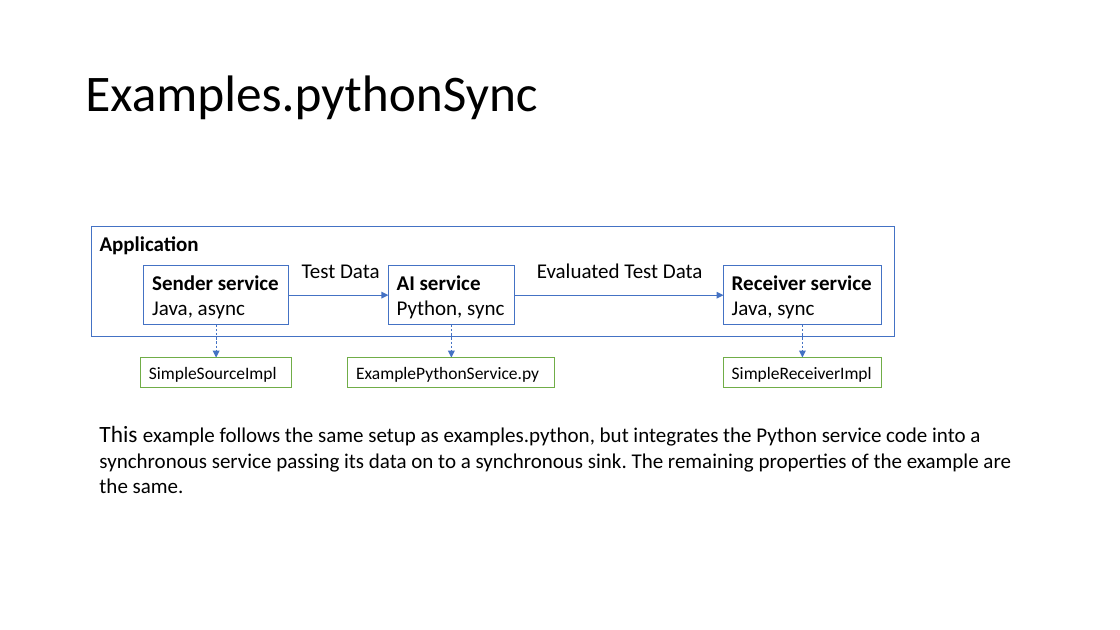
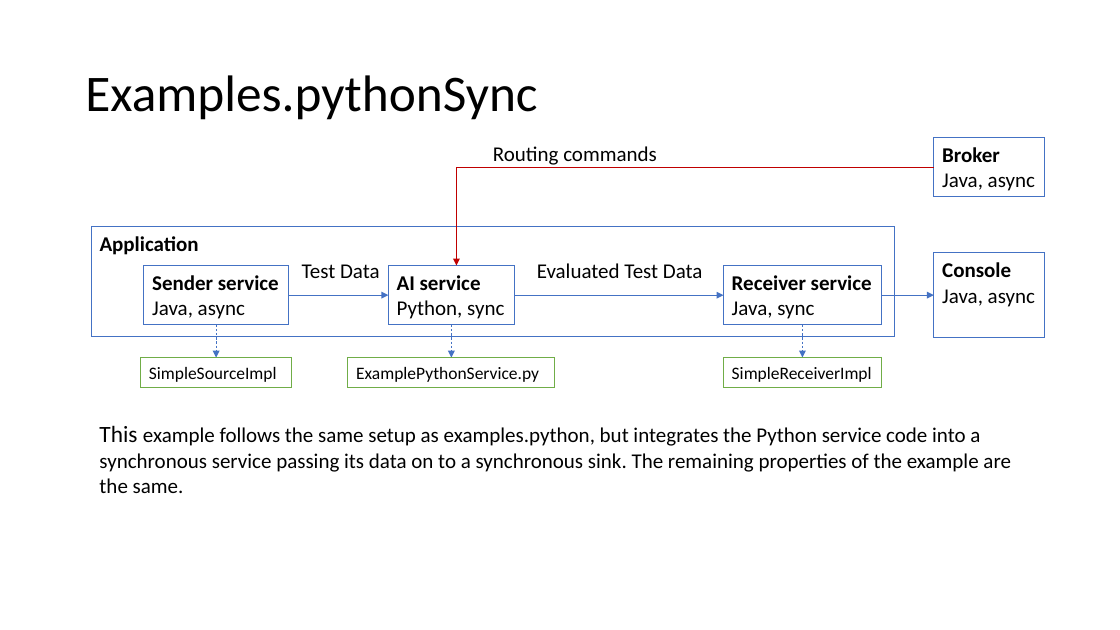
Before and after one commit to iip-ecosphere/platform, a slide deck: slide 1 of platform/examples/examples.pythonSync/docs/Examples_PythonSync.pptx. Drawn at 1120x630 pixels with LibreOffice and Linux fonts; fonts in the diff are those of the drawing. Boxes give left, top, right and bottom in pixels: in the first picture for what was removed or moved away, otherwise in the second. Text is boxed around its words. In the diff, an @@ line names an element or a change of style, - is before the commit and + after.

Commit message:
Amended Examples.pythonSync docs

```diff
--- a/platform/examples/examples.pythonSync/docs/Examples_PythonSync.pptx
+++ b/platform/examples/examples.pythonSync/docs/Examples_PythonSync.pptx
@@ text added at bbox=[493, 146, 657, 168], 18 pt, text #000000 @@
+Routing commands
@@ rectangle added at bbox=[934, 137, 1045, 197], outline #4472C4 0.75 pt, 18 pt, text #000000 @@
+Broker
+Java, async
@@ elbow arrow added from (934, 167) to (456, 266), #C00000 0.5 pt @@
@@ rectangle added at bbox=[934, 253, 1045, 338], outline #4472C4 0.75 pt, 18 pt, text #000000 @@
+Console
+Java, async
@@ elbow arrow added from (881, 295) to (934, 295), #4472C4 0.5 pt @@
```
Also in this commit, not shown: 3 other files.
